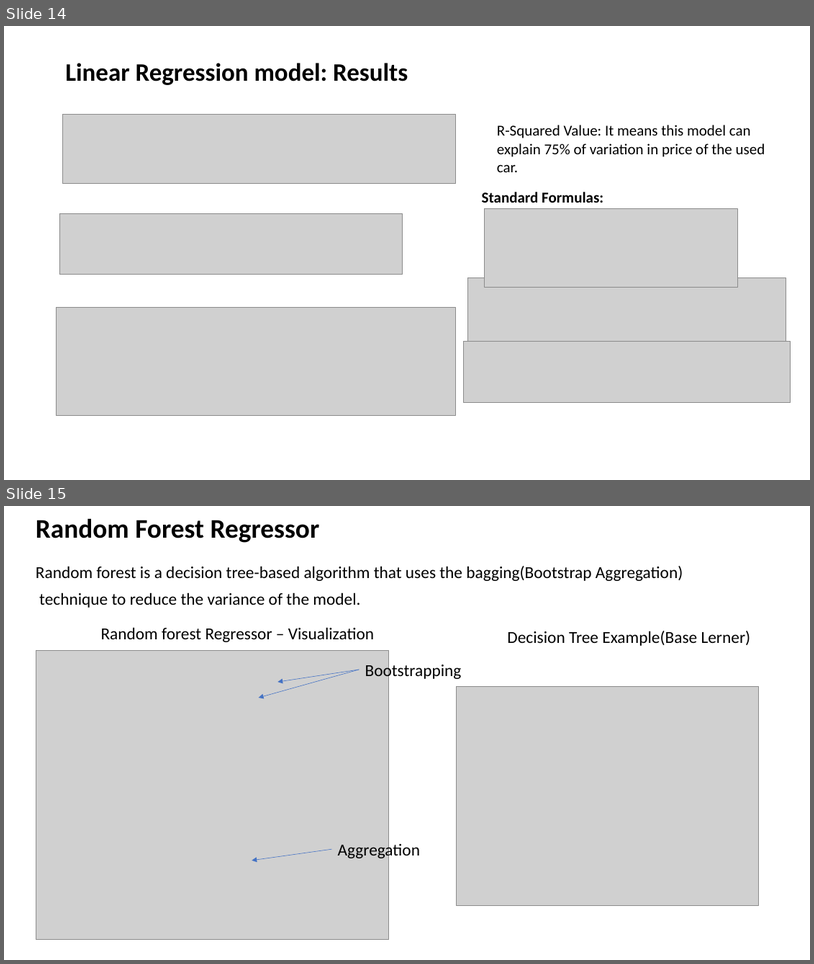
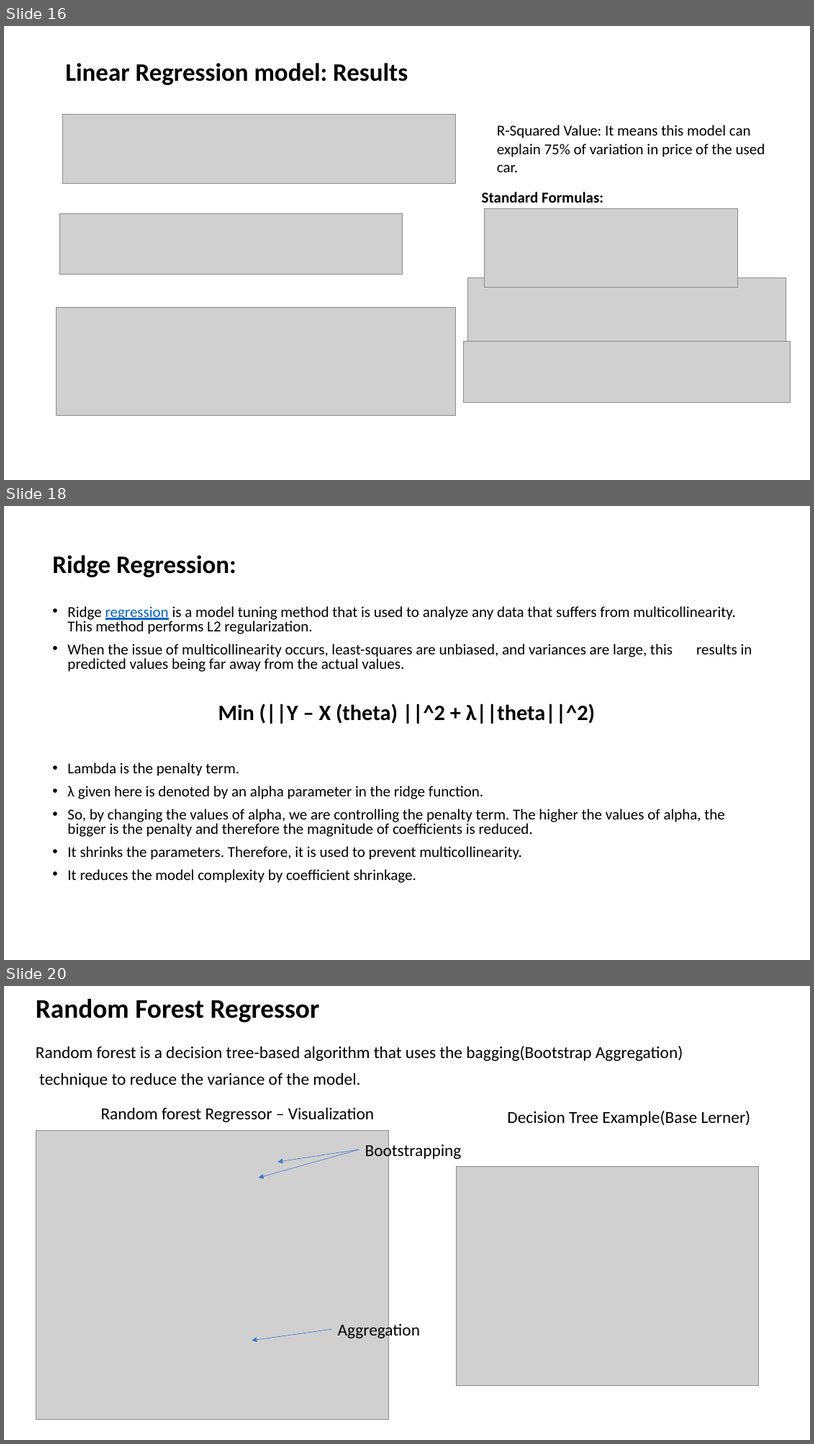
Before and after one commit to MANOJKUMAR1302/22FA_Dataverse_Team08, a slide deck: TEAM 8_FINAL_PRESENTATION.pptx. Shown one above the other, each under a label of ours: slides 14 and 15 before the commit, slides 16, 18 and 20 after it; the slides between them are not shown. The pictures are 814x964 and 814x1444 pixels, drawn with LibreOffice and Linux fonts; fonts in the diff are those of the drawing; grey boxes stand for pictures. Boxes give left, top, right and bottom in pixels: in the first picture for what was removed or moved away, otherwise in the second. Text is boxed around its words. In the diff, an @@ line names an element or a change of style, - is before the commit and + after.

```diff
--- a/TEAM 8_FINAL_PRESENTATION.pptx
+++ b/TEAM 8_FINAL_PRESENTATION.pptx
@@ slide 18 added at (x1=4, y1=506, x2=810, y2=960), background #FFFFFF @@
@@ title added at (x1=52, y1=555, x2=237, y2=577), 30 pt, text #000000, bold @@
+Ridge Regression:
@@ text added at (x1=67, y1=606, x2=753, y2=883), 18 pt, text #000000 @@
+• Ridge regression is a model tuning method that is used to analyze any data that suffers from multicollinearity. This method performs L2 regularization.
+• When the issue of multicollinearity occurs, least-squares are unbiased, and variances are large, this results in predicted values being far away from the actual values.
+Min (||Y – X (theta) ||^2 + λ||theta||^2)
+• Lambda is the penalty term.
+• λ given here is denoted by an alpha parameter in the ridge function.
+• So, by changing the values of alpha, we are controlling the penalty term. The higher the values of alpha, the bigger is the penalty and therefore the magnitude of coefficients is reduced.
+• It shrinks the parameters. Therefore, it is used to prevent multicollinearity.
+• It reduces the model complexity by coefficient shrinkage.
@@ what was slide 14 is now slide 16 @@
@@ what was slide 15 is now slide 20 @@
```
Also in this commit, not shown: 4 other slides added.
